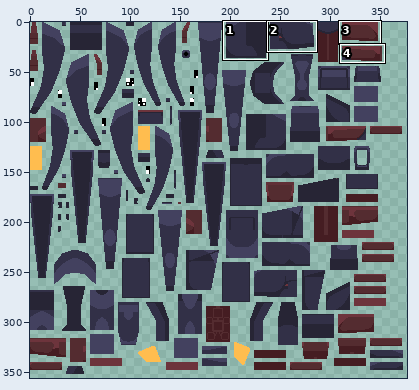
Edited in one commit: sprite sheet (QB-10 Bioweapon.png). The picture above shows the old version from afar; the outline marks the close-up.
Close-up. As it was:
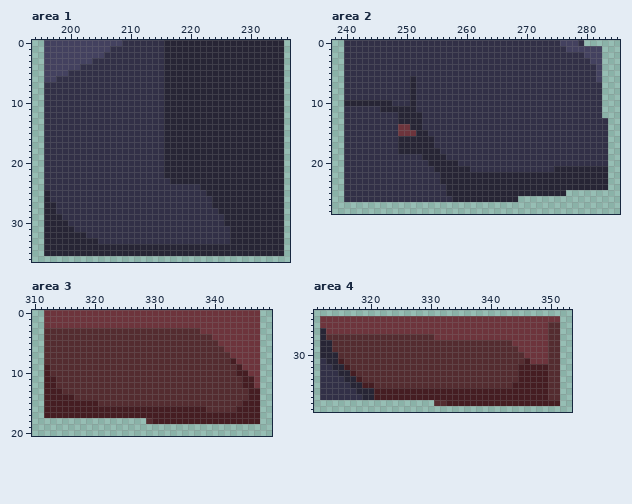
The file is 512x512 pixels. Colours within 5 levels of each other are drawn and written as one. Shown: area 1: x 194..236, y 0..36; area 2: x 238..285, y 0..28; area 3: x 310..349, y 0..20; area 4: x 311..353, y 23..39. The wide view leaves out empty margins. The commit also changed other parts of the picture, which this record leaves out.
New version:
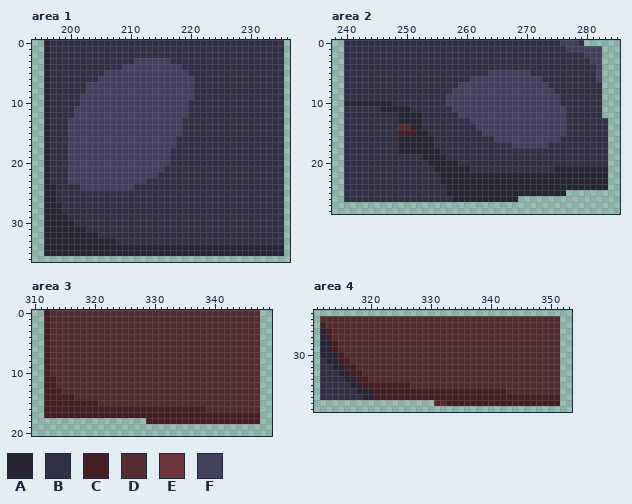
Palette (. is transparent): A #272535  B #323047  C #451d22  D #542c30  E #6d343c  F #43415f
From old to new:
Changed rows in their new state; - is an unchanged pixel.
Area 1:
first column x 196:
 0 ABBBBBBBBBBBB-------BBBBBBBBBBBBBBBBBBBB
 1 ABBBBBBBBBB---------BBBBBBBBBBBBBBBBBBBB
 2 ABBBBBBBBB----------BBBBBBBBBBBBBBBBBBBB
 3 ABBBBBBB-------FFFFFFBBBBBBBBBBBBBBBBBBB
 4 ABBBBB-------FFFFFFFFFFBBBBBBBBBBBBBBBBB
 5 ABBB------FFFFFFFFFFFFFFBBBBBBBBBBBBBBBB
 6 AB-------FFFFFFFFFFFFFFFFBBBBBBBBBBBBBBB
 7 A------FFFFFFFFFFFFFFFFFFBBBBBBBBBBBBBBB
 8 A------FFFFFFFFFFFFFFFFFFBBBBBBBBBBBBBBB
 9 A-----FFFFFFFFFFFFFFFFFFFBBBBBBBBBBBBBBB
10 A-----FFFFFFFFFFFFFFFFFFBBBBBBBBBBBBBBBB
11 A----FFFFFFFFFFFFFFFFFFFBBBBBBBBBBBBBBBB
12 A----FFFFFFFFFFFFFFFFFFFBBBBBBBBBBBBBBBB
13 A---FFFFFFFFFFFFFFFFFFFBBBBBBBBBBBBBBBBB
14 A---FFFFFFFFFFFFFFFFFFFBBBBBBBBBBBBBBBBB
15 A---FFFFFFFFFFFFFFFFFFFBBBBBBBBBBBBBBBBB
16 A---FFFFFFFFFFFFFFFFFFBBBBBBBBBBBBBBBBBB
17 A---FFFFFFFFFFFFFFFFFFBBBBBBBBBBBBBBBBBB
18 A---FFFFFFFFFFFFFFFFFBBBBBBBBBBBBBBBBBBB
19 A---FFFFFFFFFFFFFFFFFBBBBBBBBBBBBBBBBBBB
20 A---FFFFFFFFFFFFFFFFFBBBBBBBBBBBBBBBBBBB
21 A---FFFFFFFFFFFFFFFFBBBBBBBBBBBBBBBBBBBB
22 A---FFFFFFFFFFFFFFF-BBBBBBBBBBBBBBBBBBBB
23 A---FFFFFFFFFFFFF----BBBBBBBBBBBBBBBBBBB
24 AA----FFFFFFFFF-----------BBBBBBBBBBBBBB
25 -A-------------------------BBBBBBBBBBBBB
26 -A--------------------------BBBBBBBBBBBB
27 --A-------------------------BBBBBBBBBBBB
28 --A--------------------------BBBBBBBBBBB
29 ---A--------------------------BBBBBBBBBB
30 ----A-------------------------BBBBBBBBBB
31 -----AA------------------------BBBBBBBBB
32 -------AA----------------------BBBBBBBBB
33 ---------AAA-------------------BBBBBBBBB
Area 2:
first column x 249:
 5 ---------------FFFFFFF------
 6 --B---------FFFFFFFFFFFF----
 7 --B-------FFFFFFFFFFFFFFF---
 8 --B------FFFFFFFFFFFFFFFFF--
 9 --B-----FFFFFFFFFFFFFFFFFFF-
10 --B-----FFFFFFFFFFFFFFFFFFF-
11 --B------FFFFFFFFFFFFFFFFFFF
12 ----------FFFFFFFFFFFFFFFFFF
13 ------------FFFFFFFFFFFFFFFF
14 DD-----------FFFFFFFFFFFFFFF
15 CCC-----------FFFFFFFFFFFFFF
16 ----------------FFFFFFFFFFF-
17 -------------------FFFFFF---
Area 3:
first column x 312:
 0 CDDDDDDDDDDDDDDDDDDDDDDDDDDDDDDDDDDD
 1 CDDDDDDDDDDDDDDDDDDDDDDDDDDDDDDDDDDD
 2 CDDDDDDDDDDDDDDDDDDDDDDDDDDDDDDDDDDD
 3 C-------------------------DDDDDDDDDD
 4 C---------------------------DDDDDDDD
 5 C----------------------------DDDDDDD
 6 C-----------------------------DDDDDD
 7 C------------------------------DDDDD
 8 C------------------------------DDDDD
 9 --------------------------------DDDD
10 --------------------------------DDDD
11 ---------------------------------DDD
12 ---------------------------------DDD
13 ----------------------------------DD
14 ----------------------------------DD
15 ---------------------------------DDD
16 --------------------------------DDDD
18 -----------------C------------------
Area 4:
first column x 312:
24 DDDDDDDDDDDDDDDDDDDDDDDDDDDDDDDDDDDDDDDD
25 CDDDDDDDDDDDDDDDDDDDDDDDDDDDDDDDDDDDDD--
26 -CDDDDDDDDDDDDDDDDDDDDDDDDDDDDDDDDDDDD--
27 -C-----------------DDDDDDDDDDDDDDDDDDD--
28 --C-----------------------------DDDDDD--
29 --C------------------------------DDDDD--
30 ---C------------------------------DDDD--
31 ----C-----------------------------DDDD--
32 -----C---------------------------DDDDD--
33 ------C--------------------------DDDDD--
34 -------C-------------------------DDDDD--
35 ---------CCCCCC-----------------DDDDDD--
36 -------------------------------DDDDDDD--
37 --------------------------------------CC
